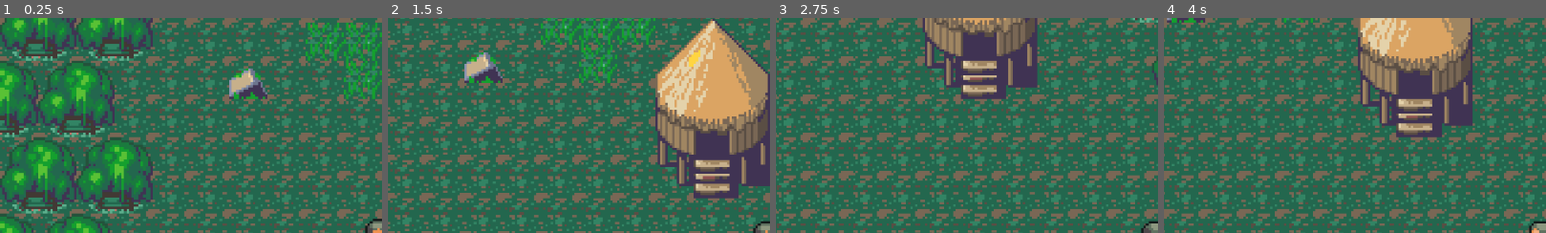
Above: before the commit, frames 1-4 (left to right).
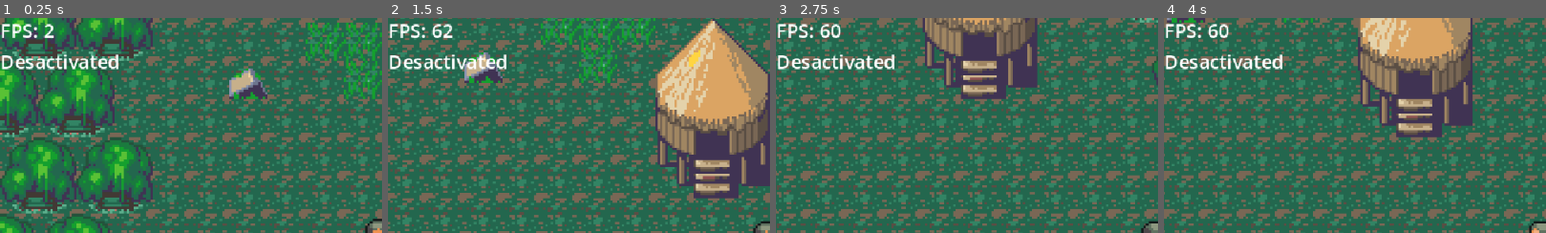
Above: after the commit, the same moments.

Repository: Shayan-Bidelogne/Pi_RPG_Discord
Game: Godot game, scene res://src/maps/overworld.tscn
Same seed, same stepped clock (60 frames per second), same inputs: the game is played once before the commit and once after it.
Inputs:
- Up to frame 1 (0.25 s): no input
- Up to frame 2 (1.5 s): tap Enter at 0.5 s; hold Right (ui_right) 0.53-1.28 s; hold Down (ui_down) from 1.28 s (still down)
- Up to frame 3 (2.75 s): release Down (ui_down) at 2.03 s; hold Right (ui_right) from 2.03 s (still down)
- Up to frame 4 (4 s): release Right (ui_right) at 2.78 s; hold Up (ui_up) 2.78-3.53 s; tap Space at 3.5 s; hold Left (ui_left) from 3.53 s (still down)
The pictures show only the part of the screen within x 0-50%, y 0-50%; the shares and areas given below are measured in that part.

The runs differ from the first frame. In frame 1, 1.5% of the frame differs, in the area x 0-31%, y 2-24%; in frame 2, 1.6%; in frame 3, 1.6%; in frame 4, 1.6%.

Commit message:
Adding HUD with debug info like fps count.

Diff:
--- a/PiRPG/src/maps/overworld.tscn
+++ b/PiRPG/src/maps/overworld.tscn
@@ -1,8 +1,9 @@
-[gd_scene load_steps=7 format=4 uid="uid://d2ladwemgvwhy"]
+[gd_scene load_steps=8 format=4 uid="uid://d2ladwemgvwhy"]
 
 [ext_resource type="Script" uid="uid://i1xsmj3dw42s" path="res://src/maps/map.gd" id="1_3pkei"]
 [ext_resource type="Texture2D" uid="uid://dof7qmco2n6j6" path="res://assets/sprites/environment/tilesets/tileset_kscav.png" id="3_hfqwy"]
 [ext_resource type="PackedScene" uid="uid://bxbbu2a4pgk10" path="res://src/player/player.tscn" id="4_lqb4u"]
+[ext_resource type="PackedScene" uid="uid://bgqb3yiarx0wk" path="res://src/system/ui/hud.tscn" id="5_3pkei"]
 [ext_resource type="Script" uid="uid://bva6fcv3l2j8r" path="res://src/system/camera/camera.gd" id="5_q76ag"]
 
 [sub_resource type="TileSetAtlasSource" id="TileSetAtlasSource_lx7qf"]
@@ -742,3 +743,5 @@
 [node name="Camera2D" type="Camera2D" parent="Player"]
 zoom = Vector2(2, 2)
 script = ExtResource("5_q76ag")
+
+[node name="HUD" parent="." instance=ExtResource("5_3pkei")]
--- /dev/null
+++ b/PiRPG/src/system/ui/debug.gd
@@ -0,0 +1,6 @@
+extends Control
+
+
+func _enter_tree() -> void:
+	if not OS.has_feature("debug"):
+		queue_free()
--- /dev/null
+++ b/PiRPG/src/system/ui/fps_label.gd
@@ -0,0 +1,5 @@
+extends Label
+
+
+func _physics_process(_delta: float) -> void:
+	text = "FPS: " + str(snappedf(Engine.get_frames_per_second(), 2.0)).pad_decimals(0)
--- /dev/null
+++ b/PiRPG/src/system/ui/hud.tscn
@@ -0,0 +1,29 @@
+[gd_scene load_steps=4 format=3 uid="uid://bgqb3yiarx0wk"]
+
+[ext_resource type="Script" uid="uid://qoye4188edne" path="res://src/system/ui/fps_label.gd" id="1_ew4im"]
+[ext_resource type="Script" uid="uid://bjntmolrruotn" path="res://src/system/ui/debug.gd" id="2_dlxgp"]
+[ext_resource type="Script" uid="uid://bbog75f5bmlds" path="res://src/system/ui/v_sync_label.gd" id="3_5n67d"]
+
+[node name="HUD" type="CanvasLayer"]
+
+[node name="DebugView" type="Control" parent="."]
+layout_mode = 3
+anchors_preset = 15
+anchor_right = 1.0
+anchor_bottom = 1.0
+grow_horizontal = 2
+grow_vertical = 2
+script = ExtResource("2_dlxgp")
+
+[node name="VBoxContainer" type="VBoxContainer" parent="DebugView"]
+layout_mode = 0
+offset_right = 31.0
+offset_bottom = 50.0
+
+[node name="FPSLabel" type="Label" parent="DebugView/VBoxContainer"]
+layout_mode = 2
+script = ExtResource("1_ew4im")
+
+[node name="VSyncLabel" type="Label" parent="DebugView/VBoxContainer"]
+layout_mode = 2
+script = ExtResource("3_5n67d")
--- /dev/null
+++ b/PiRPG/src/system/ui/v_sync_label.gd
@@ -0,0 +1,5 @@
+extends Label
+
+
+func _ready() -> void:
+	text = "V-Sync: " + "Activated" if DisplayServer.window_get_vsync_mode() else "Desactivated"
Not shown, added: PiRPG/src/system/ui/debug.gd.uid
Not shown, added: PiRPG/src/system/ui/fps_label.gd.uid
Not shown, added: PiRPG/src/system/ui/v_sync_label.gd.uid
